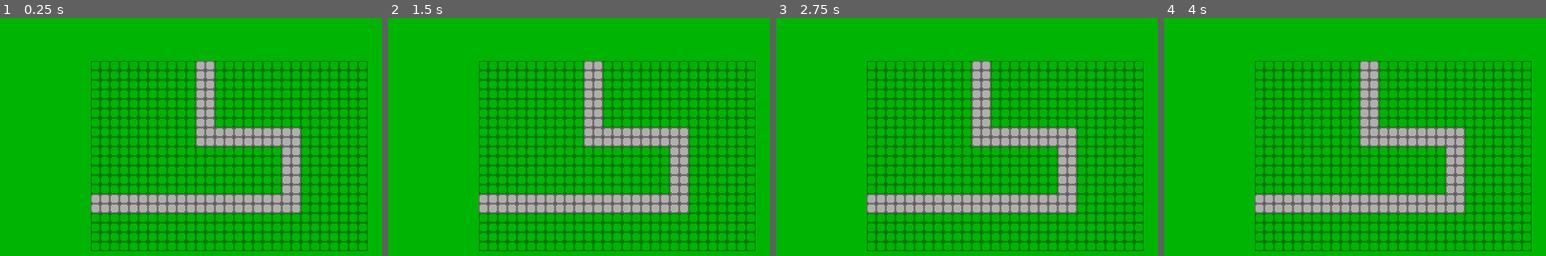
Above: before the commit, frames 1-4 (left to right).
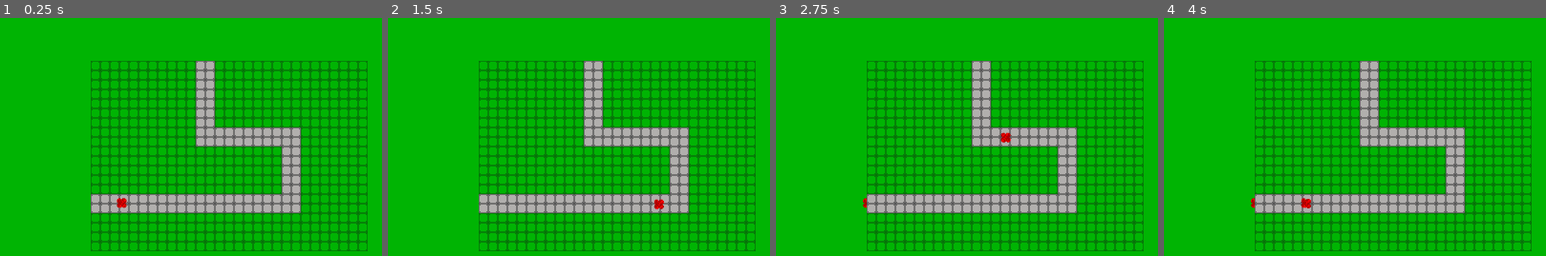
Above: after the commit, the same moments.

Repository: FrameXX/game-jam-02-2026
Game: Godot game, scene res://scenes/game.tscn
The game is run twice, just before and just after one commit, with the same random seed, the same clock (stepped at 60 frames per second) and the same inputs.
Inputs (mouse positions are % of the whole screen's width and height, from its top left):
- Up to frame 1 (0.25 s): no input
- Up to frame 2 (1.5 s): click "Start" at 0.5 s; click "Start" at 1.25 s
- Up to frame 3 (2.75 s): click "Build" at 2 s
- Up to frame 4 (4 s): click "+10" at 2.75 s; click (98, 8) at 3.5 s
The pictures show only the part of the screen within x 23-73%, y 43-93%; the shares and areas given below are measured in that part.

The runs differ from the first frame. In frame 1, 0.1% of the frame differs, in the area x 30-34%, y 75-80%; in frame 2, 0.1%; in frame 3, 0.1%, in the area x 22-62%, y 48-80%; in frame 4, 0.1%.

Commit message:
basic enemy spawn and movement

Diff:
--- /dev/null
+++ b/scenes/BasicEnemyPathFollow.tscn
@@ -0,0 +1,8 @@
+[gd_scene format=3 uid="uid://c3ltysmlc7cx5"]
+
+[ext_resource type="Texture2D" uid="uid://bi6uckn5grmsg" path="res://assets/enemy_basic.png" id="1_t406m"]
+
+[node name="BasicEnemyPathFollow" type="PathFollow2D" unique_id=792703532]
+
+[node name="Sprite2D" type="Sprite2D" parent="." unique_id=1256431635]
+texture = ExtResource("1_t406m")
--- a/scenes/enemy_basic.tscn
+++ b/scenes/enemy_basic.tscn
@@ -1,8 +1,10 @@
-[gd_scene format=3 uid="uid://cs746pnw4qy61"]
+[gd_scene format=3 uid="uid://dppgwqy64cjyu"]
 
 [ext_resource type="Texture2D" uid="uid://bi6uckn5grmsg" path="res://assets/enemy_basic.png" id="1_2egiq"]
 
 [node name="CharacterBody2D" type="CharacterBody2D" unique_id=1758623002]
 
-[node name="Sprite2D" type="Sprite2D" parent="." unique_id=1692989601]
+[node name="PathFollow2D" type="PathFollow2D" parent="." unique_id=584064453]
+
+[node name="Sprite2D" type="Sprite2D" parent="PathFollow2D" unique_id=1692989601]
 texture = ExtResource("1_2egiq")
--- a/scenes/game.tscn
+++ b/scenes/game.tscn
@@ -1,10 +1,20 @@
 [gd_scene format=3 uid="uid://dsv1yaispraxf"]
 
+[ext_resource type="Script" uid="uid://cvqtlen6cxcwm" path="res://scripts/wave_manager.gd" id="1_iywne"]
 [ext_resource type="PackedScene" uid="uid://cftgkr22fkpxd" path="res://scenes/hud.tscn" id="1_uwrxv"]
 [ext_resource type="Script" uid="uid://cgeloown8i58b" path="res://scripts/camera_2d.gd" id="2_lbhrr"]
-[ext_resource type="PackedScene" uid="uid://laip452mqd1i" path="res://scenes/map1.tscn" id="3_lnu2h"]
+[ext_resource type="PackedScene" path="res://scenes/map1.tscn" id="3_lnu2h"]
+[ext_resource type="PackedScene" uid="uid://c3ltysmlc7cx5" path="res://scenes/BasicEnemyPathFollow.tscn" id="5_p57ef"]
+[ext_resource type="Script" uid="uid://buky14crnmqmh" path="res://scripts/basic_enemy_path_follow.gd" id="6_p57ef"]
+
+[sub_resource type="Curve2D" id="Curve2D_u5sy4"]
+_data = {
+"points": PackedVector2Array(0, 0, 0, 0, -190, 255, 0, 0, 0, 0, 144, 257, 0, 0, 0, 0, 145, 145, 0, 0, 0, 0, 2, 145, 0, 0, 0, 0, 0, 18)
+}
+point_count = 5
 
 [node name="Game" type="Node2D" unique_id=2084050853]
+script = ExtResource("1_iywne")
 
 [node name="Camera2D" type="Camera2D" parent="." unique_id=9673292]
 script = ExtResource("2_lbhrr")
@@ -23,4 +33,19 @@
 grow_vertical = 2
 color = Color(0, 0.7058824, 0.011764706, 1)
 
-[node name="Node2D" parent="." unique_id=744651617 instance=ExtResource("3_lnu2h")]
+[node name="map" parent="." unique_id=744651617 instance=ExtResource("3_lnu2h")]
+
+[node name="Path2D" type="Path2D" parent="map" unique_id=1623323953]
+curve = SubResource("Curve2D_u5sy4")
+
+[node name="Timer" type="Timer" parent="map/Path2D" unique_id=32897567]
+wait_time = 2.0
+autostart = true
+
+[node name="BasicEnemyPathFollow" parent="map/Path2D" unique_id=993700949 instance=ExtResource("5_p57ef")]
+z_index = 1
+position = Vector2(-190, 255)
+rotation = 0.005987952
+script = ExtResource("6_p57ef")
+
+[connection signal="timeout" from="map/Path2D/Timer" to="." method="_on_timer_timeout"]
--- /dev/null
+++ b/scripts/basic_enemy_path_follow.gd
@@ -0,0 +1,16 @@
+extends PathFollow2D
+
+@export var speed: float = 200.0
+
+func _process(delta):
+	# progress_ratio is a value from 0.0 (start) to 1.0 (end)
+	# progress is the distance in pixels along the path
+	progress += speed * delta
+
+	# If the enemy reaches the end of the path
+	if progress_ratio >= 1.0:
+		reached_end()
+
+func reached_end():
+	print("U ded")
+	queue_free() # Remove the enemy
--- /dev/null
+++ b/scripts/wave_manager.gd
@@ -0,0 +1,19 @@
+extends Node2D
+
+
+const ENEMY_SCENE = preload("res://scenes/BasicEnemyPathFollow.tscn")
+@onready var enemy_path = $map/Path2D/BasicEnemyPathFollow
+
+func _on_timer_timeout():
+	# 1. Create the instance
+	var new_enemy = ENEMY_SCENE.instantiate()
+
+	# 2. Find the Path2D node
+	# Adjust the name inside "$" to match your Path2D node exactly!
+	var path_node = $map/Path2D
+
+	# 3. Add the enemy to the PATH, not the script's root
+	path_node.add_child(new_enemy)
+
+
+	print("Enemy added to path!")
Not shown, added: scripts/basic_enemy_path_follow.gd.uid
Not shown, added: scripts/wave_manager.gd.uid
